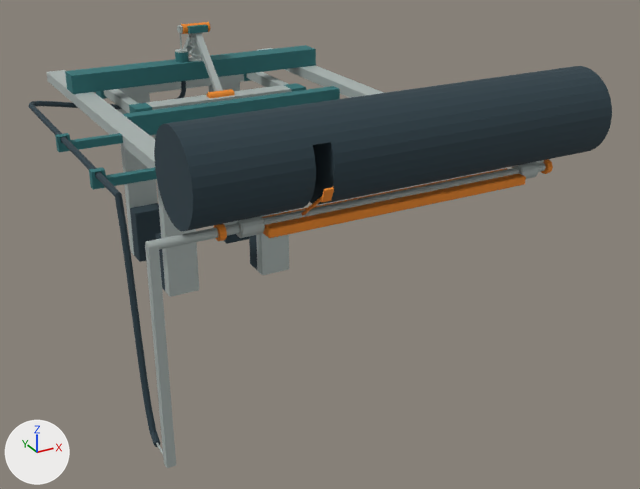
The glTF model frontend/public/models/v3/small-package-gripper.glb: old version first, new version second.
Before and after are seen from a 50 mm camera at (-0.202, -0.527, 0.257) aimed at (0.019, -0.125, 0.056). Lighting does not change. The marker at lower left points along +X, +Y and +Z. The older version comes first. Where no turn or scale is listed for an object, it has been applied to the vertices. Vertices at exactly the same position are counted once.

Script lines for the objects in view, before the commit:
```python
me_cube_036 = bpy.data.meshes.new('Cube.036')
me_cube_036.from_pydata(...)  # a box spanning x -0.01..0.01, y -0.004..0.004, z -0.0569..0.0569; a box spanning x -0.0125..0.0775, y -0.006..0.006, z 0.0569..0.0669; a box spanning x 0.055..0.075, y -0.004..0.004, z -0.0569..0.0569
me_cube_036.materials.append(mat_v3_gripper_silver)  # grey #b3bdba
me_cylinder_008 = bpy.data.meshes.new('Cylinder.008')
me_cylinder_008.from_pydata(...)  # 136 vertices, 264 faces; spans x -0.097..0.097, y -0.002..0.002, z -0.1..0.002
me_cylinder_008.materials.append(mat_v3_gripper_silver)  # grey #b3bdba
me_real_hollow_mechanical_sheath_mesh = bpy.data.meshes.new('real_hollow_mechanical_sheath_mesh')
me_real_hollow_mechanical_sheath_mesh.from_pydata(...)  # 754 vertices, 1504 faces; spans x -0.112..0.1, y -0.25..0.016, z 0.022..0.168
me_real_hollow_mechanical_sheath_mesh.materials.append(mat_v3_gripper_rubber)  # dark blue #293d46
ob_small_package_gripper__batch_10 = bpy.data.objects.new('small-package-gripper__batch_10', me_cube_036)
ob_small_package_gripper__batch_10.location = (-0.0325, 0.036, 0.0569)
ob_small_package_gripper__batch_18 = bpy.data.objects.new('small-package-gripper__batch_18', me_cylinder_008)
ob_small_package_gripper__batch_18.location = (-0.0155, -0.23, 0.123)
ob_small_package_gripper__batch_21 = bpy.data.objects.new('small-package-gripper__batch_21', me_real_hollow_mechanical_sheath_mesh)
ob_small_package_gripper__batch_21.location = (0.0, 0.0, 0.0)
# also in view: 'small-package-gripper__batch_09' at (0.0, 0.026, 0.018); 'small-package-gripper__batch_06' at (0.0, -0.036, 0.062); 'small-package-gripper__batch_01' at (-0.016, -0.051, 0.129); 'small-package-gripper__batch_19' at (0.0, -0.23, 0.123); 'small-package-gripper__batch_00' at (-0.015, -0.087, 0.084)
```
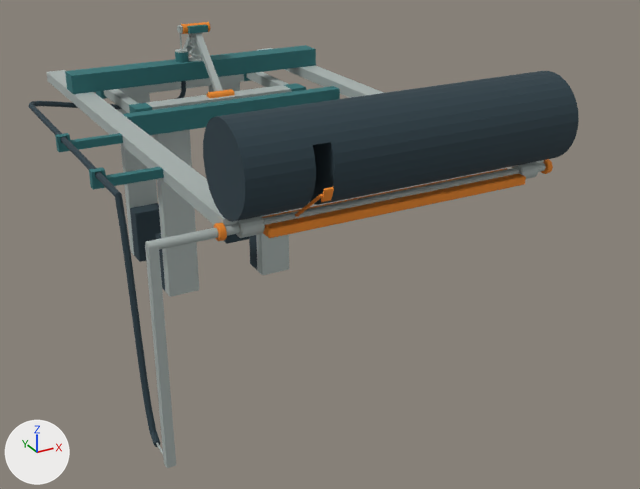
Location of each change, [x1, y1, x2, y2] in pixels of the pictures (640 x 489 px; the box of a moved part takes in the faces that stretch with it):
'small-package-gripper__batch_21', reshaped
    before: [28, 66, 612, 447]
    after: [28, 71, 579, 447]
part 1 of me_real_hollow_mechanical_sheath_mesh, moved or reshaped
    before: [154, 124, 316, 231]
    after: [203, 117, 316, 222]
part 2 of me_real_hollow_mechanical_sheath_mesh, moved or reshaped
    before: [166, 66, 612, 204]
    after: [216, 71, 579, 204]

Diff of the bpy script that builds the scene:
```diff
--- a/frontend/public/models/v3/small-package-gripper.glb.py
+++ b/frontend/public/models/v3/small-package-gripper.glb.py
@@ me_real_hollow_mechanical_sheath_mesh @@
 # used by ob_small_package_gripper__batch_21; location = (0.0, 0.0, 0.0)
-me_real_hollow_mechanical_sheath_mesh.from_pydata(...)  # 754 vertices, 1504 faces; spans x -0.112..0.1, y -0.25..0.016, z 0.022..0.168
+me_real_hollow_mechanical_sheath_mesh.from_pydata(...)  # 754 vertices, 1504 faces; spans x -0.112..0.08, y -0.25..0.016, z 0.022..0.168
+# me_real_hollow_mechanical_sheath_mesh part 1: all 32 vertices in x -0.1, y -0.25..-0.21, z 0.128..0.168 are scaled about their middle by (0.8, 1, 1)
+# me_real_hollow_mechanical_sheath_mesh part 2: all 32 vertices in x 0.1, y -0.25..-0.21, z 0.128..0.168 are scaled about their middle by (0.8, 1, 1)
 me_real_hollow_mechanical_sheath_mesh.materials.append(mat_v3_gripper_rubber)
```
